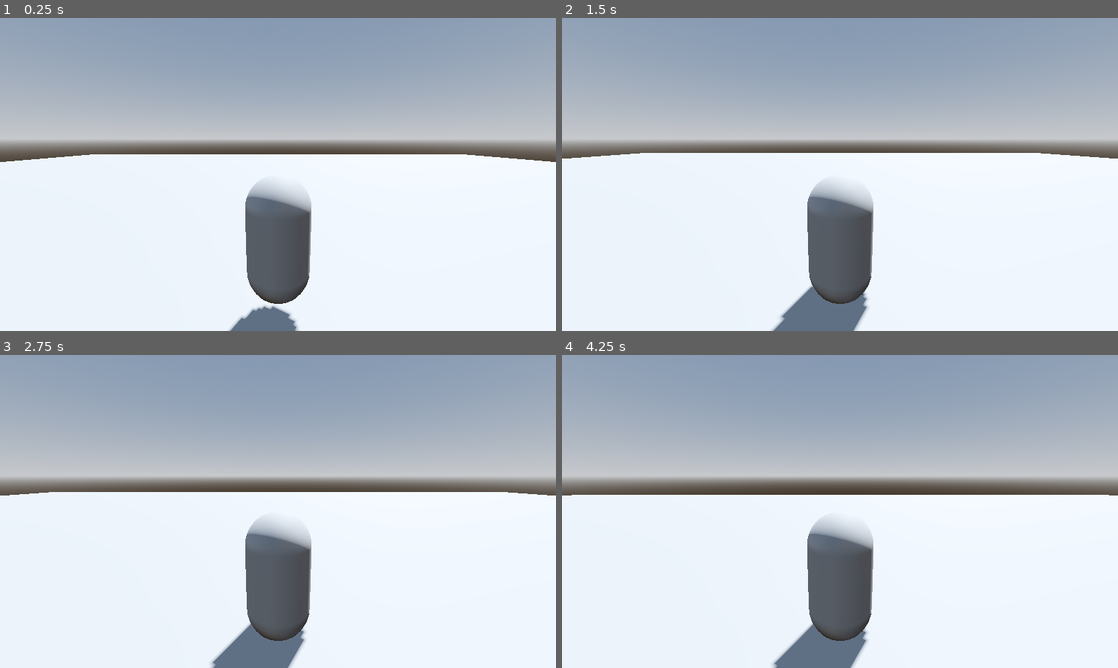
Above: before the commit, frames 1-4 (two rows, left to right).
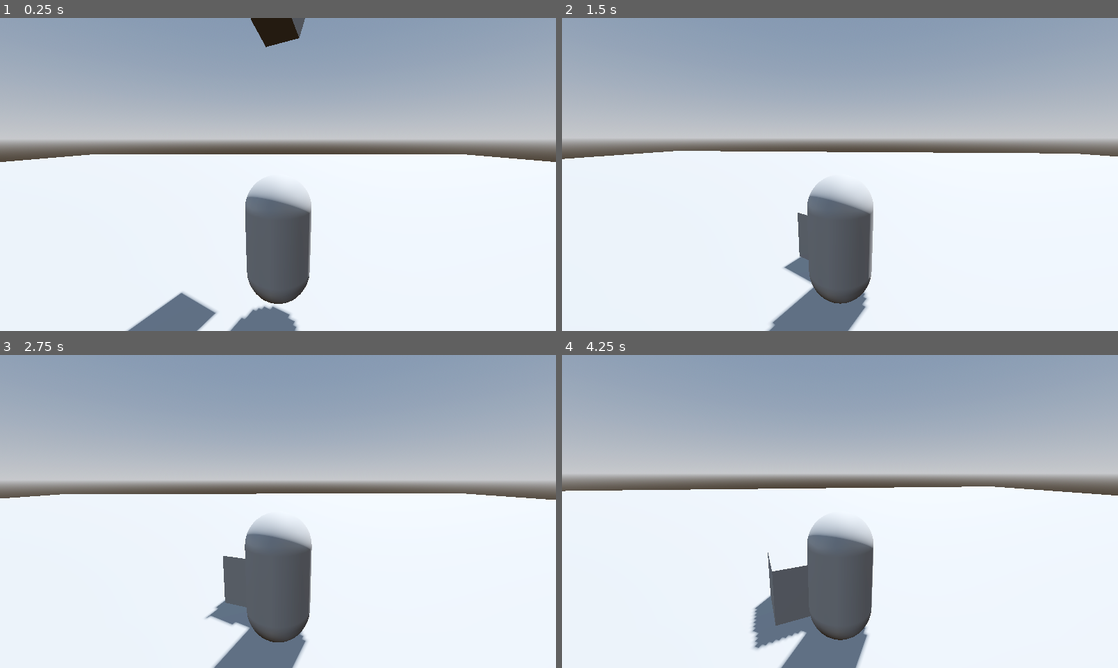
Above: after the commit, the same moments.

Repository: DragonCat4012/StarSign_Game
Game: Godot game, scene res://Scenes/GameScene.tscn
The game is run twice, just before and just after one commit, with the same random seed, the same clock (stepped at 60 frames per second) and the same inputs.
Inputs (mouse positions are in pixels of both pictures, inside the frame that each line leads up to):
- Up to frame 1 (0.25 s): no input
- Up to frame 2 (1.5 s): move the mouse to (867, 174) at 0.52 s; hold W (Move_Forward) from 0.53 s (still down); move the mouse to (812, 174) at 1.27 s
- Up to frame 3 (2.75 s): keep holding W (Move_Forward); move the mouse to (289, 505) at 2.02 s
- Up to frame 4 (4.25 s): keep holding W (Move_Forward); move the mouse to (834, 517) at 2.77 s; move the mouse to (878, 514) at 3.52 s

The runs differ from the first frame. In frame 1, 1.8% of the frame differs, in the area x 22-55%, y 0-100%; in frame 2, 1.1%; in frame 3, 5.7%; in frame 4, 6.2%, in the area x 0-100%, y 38-100%.

Commit message:
add cube

Diff:
--- a/Scenes/GameScene.tscn
+++ b/Scenes/GameScene.tscn
@@ -1,6 +1,7 @@
-[gd_scene load_steps=7 format=3 uid="uid://dtgdy77r2dce7"]
+[gd_scene load_steps=8 format=3 uid="uid://dtgdy77r2dce7"]
 
 [ext_resource type="PackedScene" uid="uid://1nk1bb57dn6q" path="res://Scenes/Sprites/Player.tscn" id="1_53drk"]
+[ext_resource type="PackedScene" uid="uid://13gkl48m34xd" path="res://Scenes/Sprites/DefaultCube.tscn" id="1_hxdoa"]
 
 [sub_resource type="ProceduralSkyMaterial" id="ProceduralSkyMaterial_fkjhi"]
 sky_horizon_color = Color(0.64625, 0.65575, 0.67075, 1)
@@ -26,16 +27,19 @@
 environment = SubResource("Environment_gbmld")
 
 [node name="DirectionalLight3D" type="DirectionalLight3D" parent="."]
-transform = Transform3D(-0.866025, -0.433013, 0.25, 0, 0.5, 0.866025, -0.5, 0.75, -0.433013, 0, 0, 0)
+transform = Transform3D(-0.866025, -0.433013, 0.25, 0, 0.5, 0.866025, -0.5, 0.75, -0.433013, 0, 0.227087, 0)
 shadow_enabled = true
+
+[node name="DefaultCube" parent="DirectionalLight3D" instance=ExtResource("1_hxdoa")]
+transform = Transform3D(1, 0, -1.49012e-08, 2.98023e-08, 1, 1.49012e-07, 5.96046e-08, 0, 1, 1.37683, -2.00225, 1.30147)
 
 [node name="MeshInstance3D" type="MeshInstance3D" parent="."]
 transform = Transform3D(35.395, 0, 0, 0, 35.395, 0, 0, 0, 35.395, 0, -6, 0)
 mesh = SubResource("PlaneMesh_in0bf")
 
-[node name="StaticBody3D" type="StaticBody3D" parent="MeshInstance3D"]
+[node name="Floor" type="StaticBody3D" parent="MeshInstance3D"]
 
-[node name="CollisionShape3D" type="CollisionShape3D" parent="MeshInstance3D/StaticBody3D"]
+[node name="CollisionShape3D" type="CollisionShape3D" parent="MeshInstance3D/Floor"]
 shape = SubResource("ConcavePolygonShape3D_n6r7d")
 
 [node name="Player" parent="." instance=ExtResource("1_53drk")]
--- /dev/null
+++ b/Scenes/Sprites/DefaultCube.tscn
@@ -0,0 +1,13 @@
+[gd_scene load_steps=3 format=3 uid="uid://13gkl48m34xd"]
+
+[sub_resource type="BoxMesh" id="BoxMesh_losn5"]
+
+[sub_resource type="BoxShape3D" id="BoxShape3D_d6dyj"]
+
+[node name="DefaultCube" type="RigidBody3D"]
+
+[node name="MeshInstance3D" type="MeshInstance3D" parent="."]
+mesh = SubResource("BoxMesh_losn5")
+
+[node name="CollisionShape3D" type="CollisionShape3D" parent="."]
+shape = SubResource("BoxShape3D_d6dyj")
--- a/Scenes/Sprites/Player.gd
+++ b/Scenes/Sprites/Player.gd
@@ -1,7 +1,10 @@
 extends RigidBody3D
 
+@onready var twistPivot = $TwistPivot
+@onready var pitchPivot = $TwistPivot/PitchPivot
+
 var mouse_sensitivity := 0.001
-var twist_input:= 0.0
+var twist_input := 0.0
 var pitch_input := 0.0
 
 func _ready():
@@ -12,7 +15,21 @@
 	var input = Vector3.ZERO
 	input.x = Input.get_axis("Move_Left", "Move_Right")
 	input.z = Input.get_axis("Move_Forward", "Move_Backward")
-	apply_central_force(input * 1200 * delta)
+	apply_central_force(twistPivot.basis * input * 1200 * delta)
 
 	if Input.is_action_just_pressed("ui_cancel"):
 		Input.mouse_mode = Input.MOUSE_MODE_VISIBLE
+
+	twistPivot.rotate_y(twist_input)
+	pitchPivot.rotate_x(pitch_input)
+
+#	$TwistPivot.rotation.y = clamp($TwistPivot.rotation.y,	-0.5, 0.5)
+	pitchPivot.rotation.x = clamp(pitchPivot.rotation.x, deg_to_rad(-30), deg_to_rad(30))
+	twist_input = 0.0
+	pitch_input = 0.0
+
+func _unhandled_input(event: InputEvent):
+	if event is InputEventMouseMotion:
+		if Input.mouse_mode == Input.MOUSE_MODE_CAPTURED:
+			twist_input = - event.relative.x * mouse_sensitivity
+			pitch_input = - event.relative.y * mouse_sensitivity
